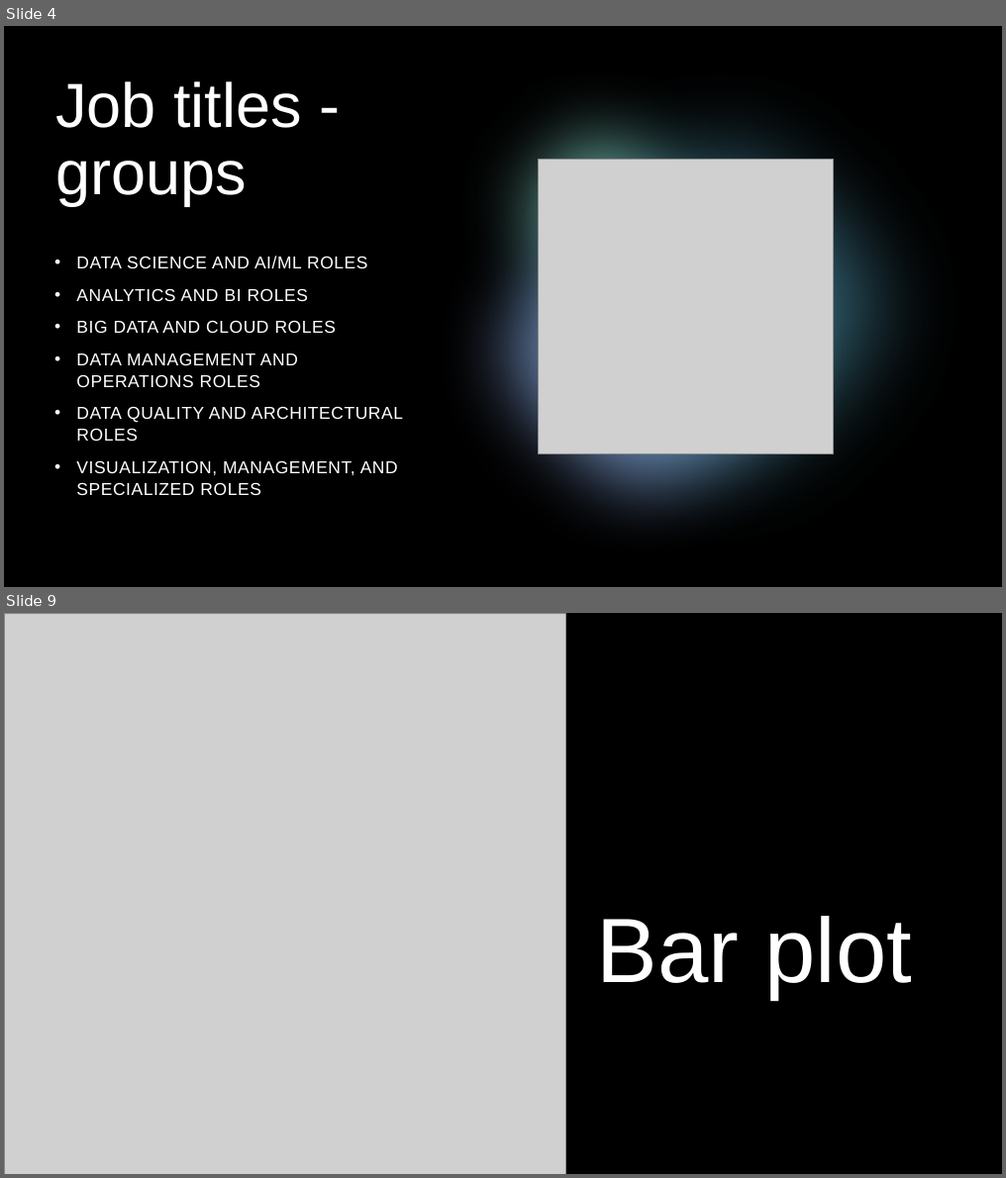
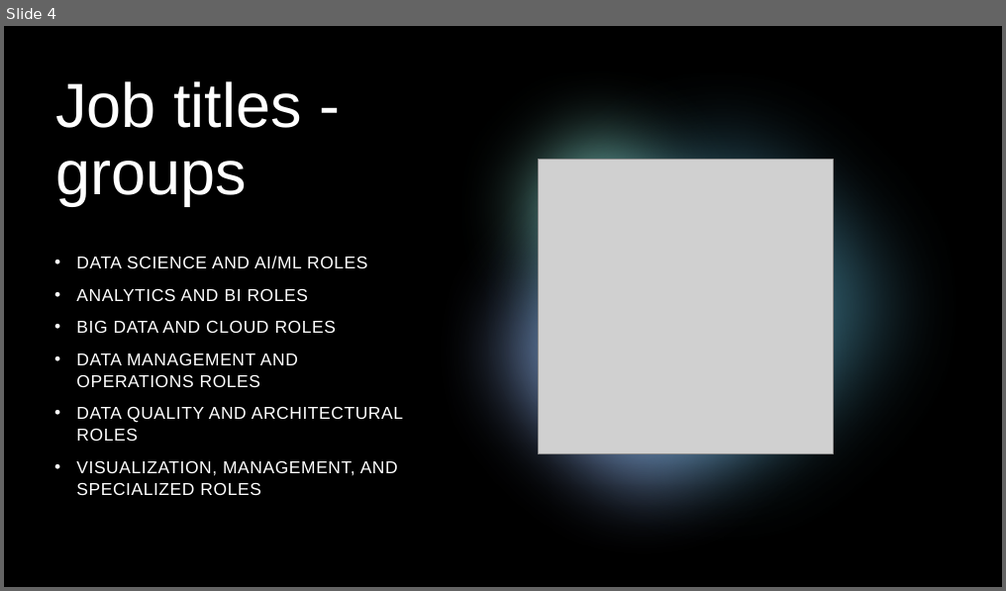
Before and after one commit to JakubMarciniak1/RProject, a slide deck: Prezentacja2.pptx. Shown one above the other, each under a label of ours: slides 4 and 9 before the commit, slide 4 after it; the slides between them are not shown. The pictures are 1006x1178 and 1006x591 pixels, drawn with LibreOffice and Linux fonts; fonts in the diff are those of the drawing; grey boxes stand for pictures. Boxes give left, top, right and bottom in pixels: in the first picture for what was removed or moved away, otherwise in the second. Text is boxed around its words. In the diff, an @@ line names an element or a change of style, - is before the commit and + after.

```diff
--- a/Prezentacja2.pptx
+++ b/Prezentacja2.pptx
@@ slide 9 removed at [4, 613, 1002, 1174], background #000000; not listed: 5 template elements that a slide beside it also shows @@
@@ rectangle removed at [4, 613, 1002, 1174] @@
@@ ellipse removed at [4, 613, 475, 1084] @@
@@ picture removed at [4, 613, 565, 1174] @@
@@ ellipse removed at [38, 613, 599, 1174] @@
@@ group removed at [4, 613, 1002, 1174]: 6 rectangles, 1 ellipse @@
@@ title removed at [597, 916, 912, 998] @@
-Bar plot
```
Also in this commit, not shown: 5 slides added, 9 other slides removed.
